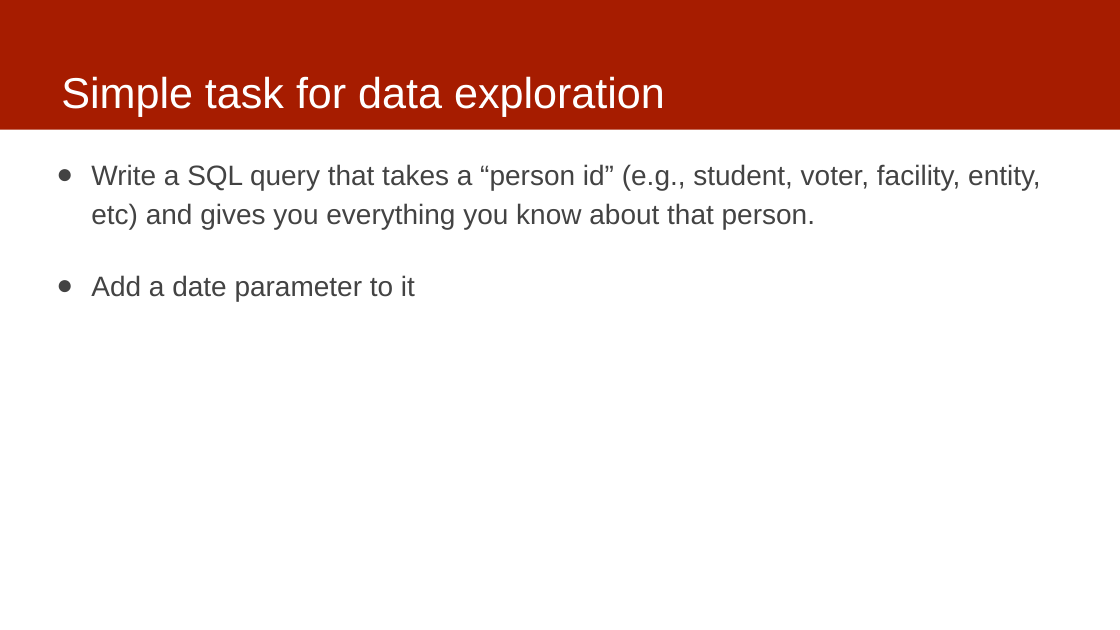
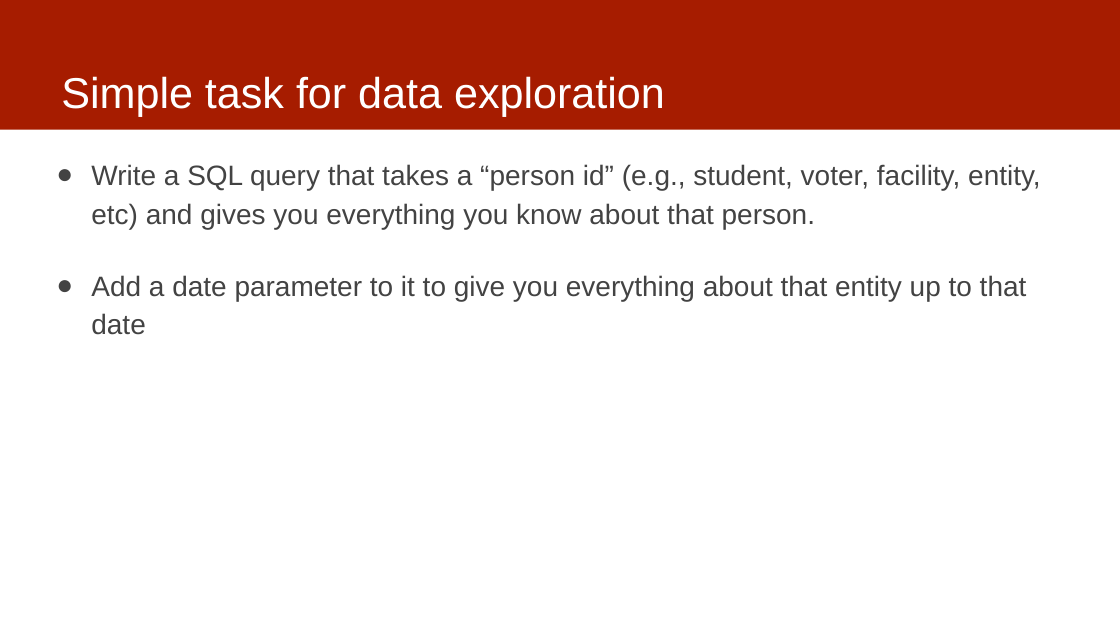
Before and after one commit to dssg/mlforpublicpolicylab, a slide deck: slide 11 of 03 - Data Exploration, Analytical Formulation, and Baselines/data-exploration.pptx. Drawn at 1120x630 pixels with LibreOffice and Linux fonts; fonts in the diff are those of the drawing. Boxes give left, top, right and bottom in pixels: in the first picture for what was removed or moved away, otherwise in the second. Text is boxed around its words. In the diff, an @@ line names an element or a change of style, - is before the commit and + after.

Commit message:
updated data

```diff
--- a/03 - Data Exploration, Analytical Formulation, and Baselines/data-exploration.pptx
+++ b/03 - Data Exploration, Analytical Formulation, and Baselines/data-exploration.pptx
@@ text at [91,275,1027,335]: text changed @@
-● Add a date parameter to it
+● Add a date parameter to it to give you everything about that entity up to that date
```
Also in this commit, not shown: 1 other slide changed.
